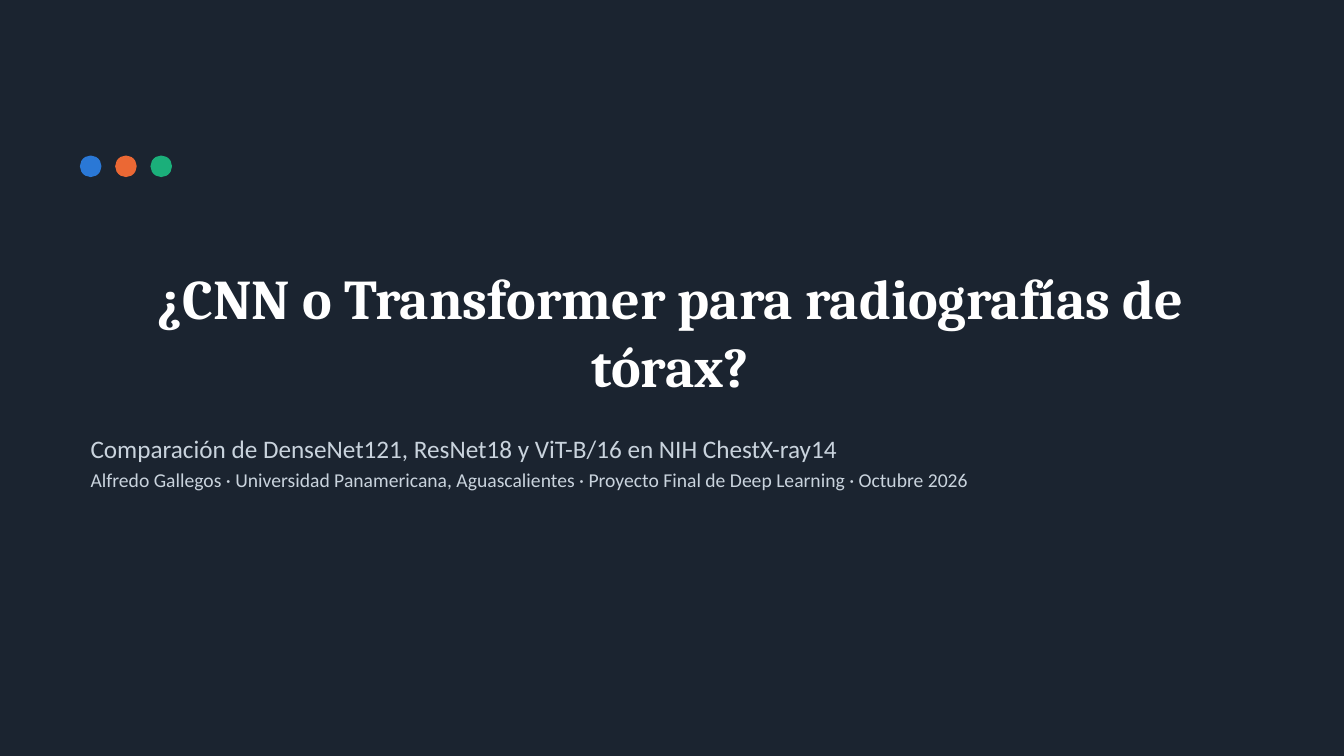
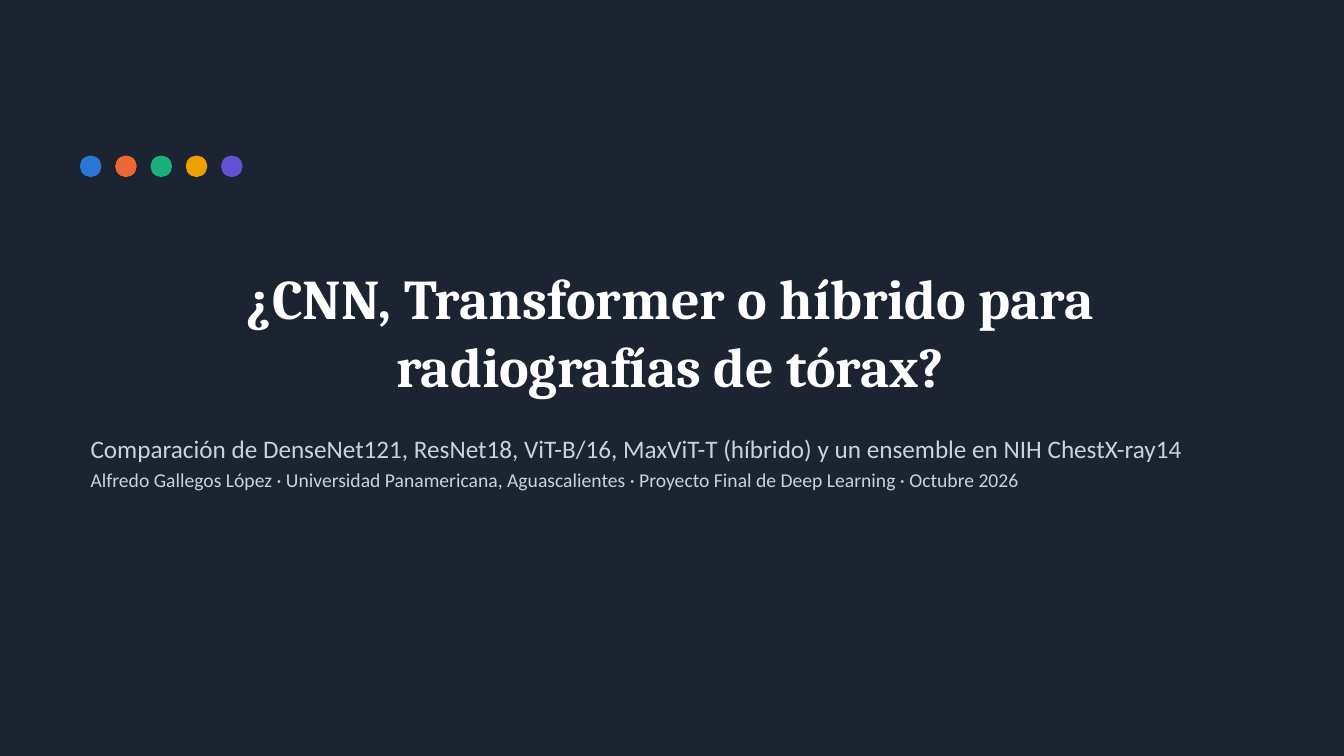
Before and after one commit to alfredogallegosmtr-sys/proyecto-final-dl-radiologia, a slide deck: slide 1 of slides/presentacion_final.pptx. Drawn at 1344x756 pixels with LibreOffice and Linux fonts; fonts in the diff are those of the drawing. Boxes give left, top, right and bottom in pixels: in the first picture for what was removed or moved away, otherwise in the second. Text is boxed around its words. In the diff, an @@ line names an element or a change of style, - is before the commit and + after.

```diff
--- a/slides/presentacion_final.pptx
+++ b/slides/presentacion_final.pptx
@@ ellipse added at [187, 156, 207, 176], fill #EDA100, outline #EDA100 1 pt @@
@@ ellipse added at [222, 156, 242, 176], fill #6250D6, outline #6250D6 1 pt @@
@@ title at [247, 279, 1093, 399]: text changed @@
-¿CNN o Transformer para radiografías de tórax?
+¿CNN, Transformer o híbrido para radiografías de tórax?
@@ text at [91, 440, 1182, 491]: text changed @@
-Comparación de DenseNet121, ResNet18 y ViT-B/16 en NIH ChestX-ray14
-Alfredo Gallegos · Universidad Panamericana, Aguascalientes · Proyecto Final de Deep Learning · Octubre 2026
+Comparación de DenseNet121, ResNet18, ViT-B/16, MaxViT-T (híbrido) y un ensemble en NIH ChestX-ray14
+Alfredo Gallegos López · Universidad Panamericana, Aguascalientes · Proyecto Final de Deep Learning · Octubre 2026
```
Also in this commit, not shown: 5 other slides changed, 2 slides added, 1 slide removed, 17 other files.
